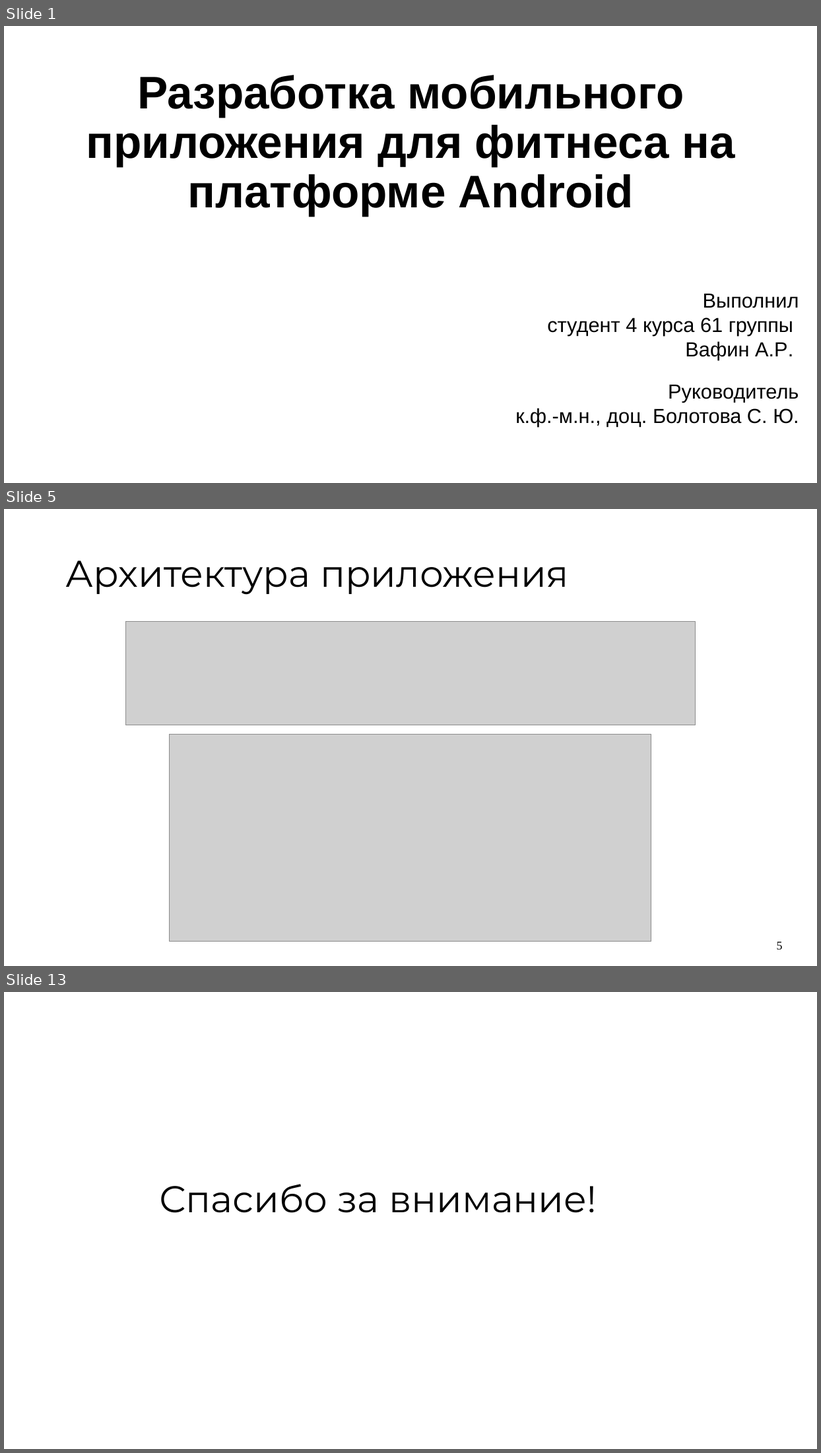
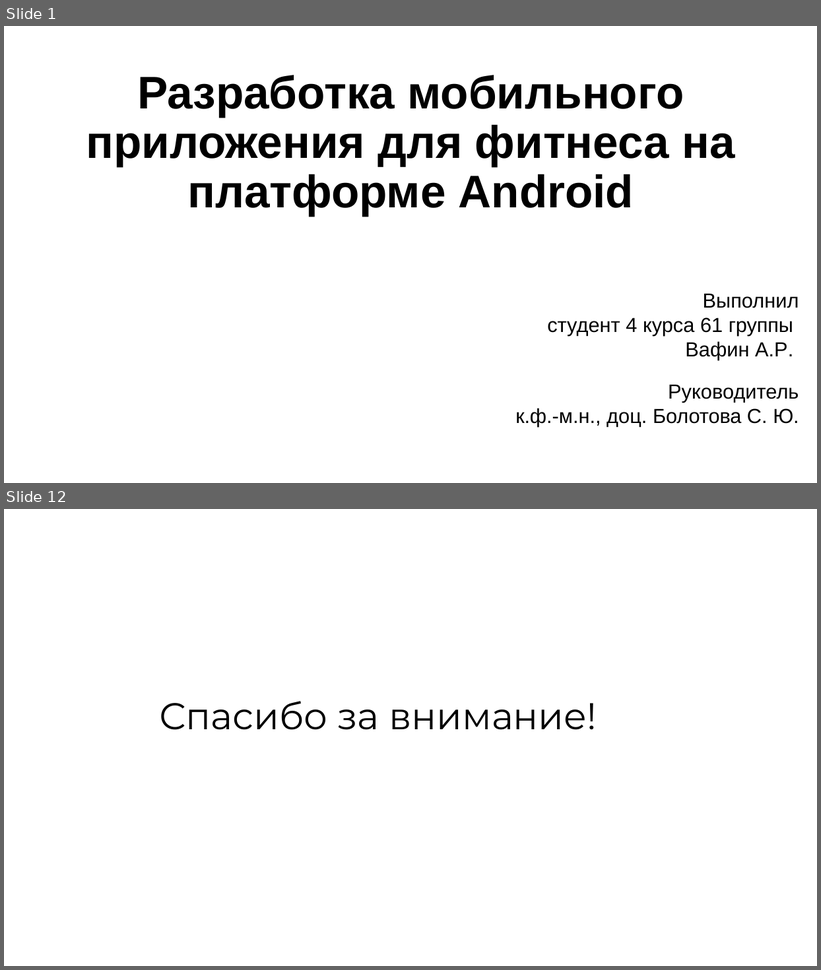
Before and after one commit to vafeenHub/VSU-scientific-activities_6-7-8-semester, a slide deck: src/works/diploma/presentation.odp. Shown one above the other, each under a label of ours: slides 1, 5 and 13 before the commit, slides 1 and 12 after it; the slides between them are not shown. The pictures are 821x1453 and 821x970 pixels, drawn with LibreOffice and Linux fonts; fonts in the diff are those of the drawing; grey boxes stand for pictures. Boxes give left, top, right and bottom in pixels: in the first picture for what was removed or moved away, otherwise in the second. Text is boxed around its words. In the diff, an @@ line names an element or a change of style, - is before the commit and + after.

```diff
--- a/src/works/diploma/presentation.odp
+++ b/src/works/diploma/presentation.odp
@@ slide 5 removed at box(4, 509, 817, 966), background #FFFFFF @@
@@ title removed at box(66, 560, 569, 595) @@
-Архитектура приложения
@@ picture removed at box(125, 622, 695, 725) @@
@@ picture removed at box(170, 734, 651, 942) @@
@@ page number removed at box(777, 942, 783, 950) @@
-5
@@ what was slide 13 is now slide 12 @@
```
Also in this commit, not shown: 5 slides changed, 5 slides added, 5 other slides removed, 3 other files.
